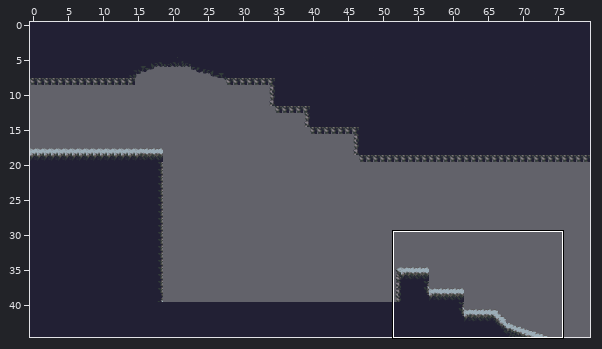
One commit to this Tiled map: assets/texture/background/scene/map4.tmx. The first picture is a wide view before the edit; the outline marks the close-up.
Close-up. Old version:
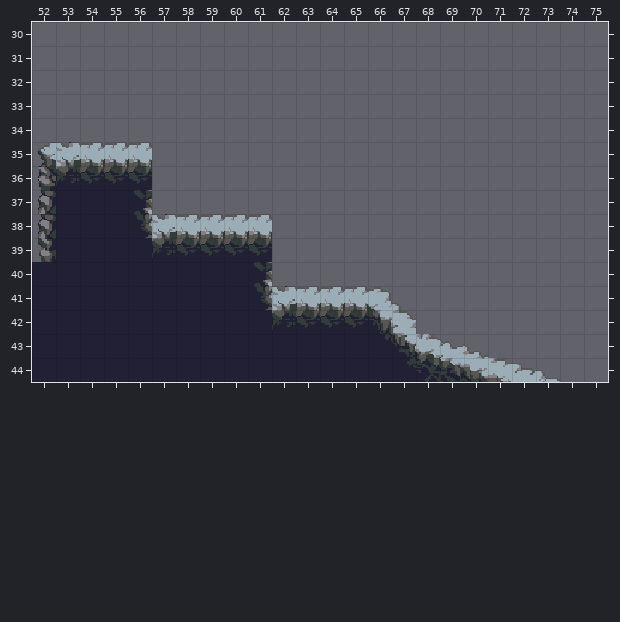
Cells are 16x16 px. Shown: x 52..75, y 30..44.
After:
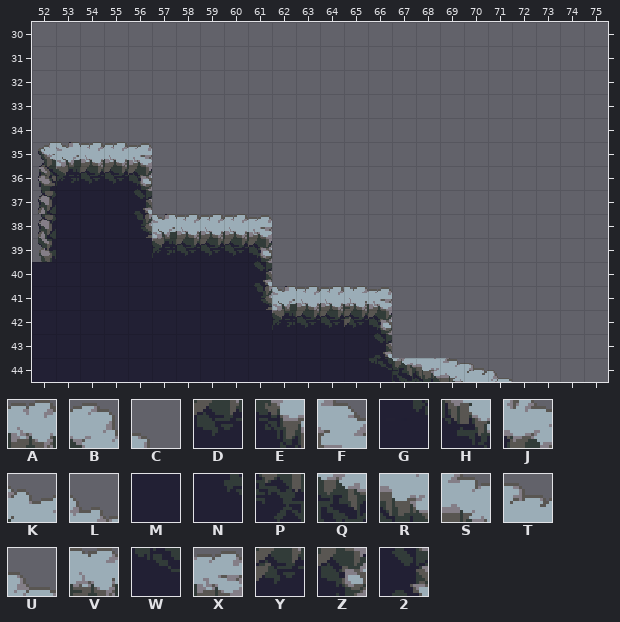
Key: from "cave_tiles_platform": A 22, B 23, C 24, D 55, E 56, F 57, G 89, H 90, J 91, K 92, L 93, M 121, N 123, P 124, Q 125, R 126, S 127, T 128, U 129, V 144, W 159, X 164, Y 177, Z 197, 2 230.
_ is an empty cell.
What changed:
Layer "platform":
y 35: x 56 A -> X
y 36: x 56 D -> Z
y 38: x 61 A -> X
y 39: x 61 D -> Z
y 41: x 65..67 ABC -> VX_
y 42: x 65..67 DEF -> YZ_
y 43: x 66..70 GHJKL -> 2____
y 44: x 66..73 MNPQRSTU -> WQRSTU__
Boxes around the changes in both close-ups, in picture pixels (x1, y1, x2, y2):
changed: (128, 142, 152, 190)
changed: (248, 214, 272, 262)
changed: (344, 286, 560, 382)
